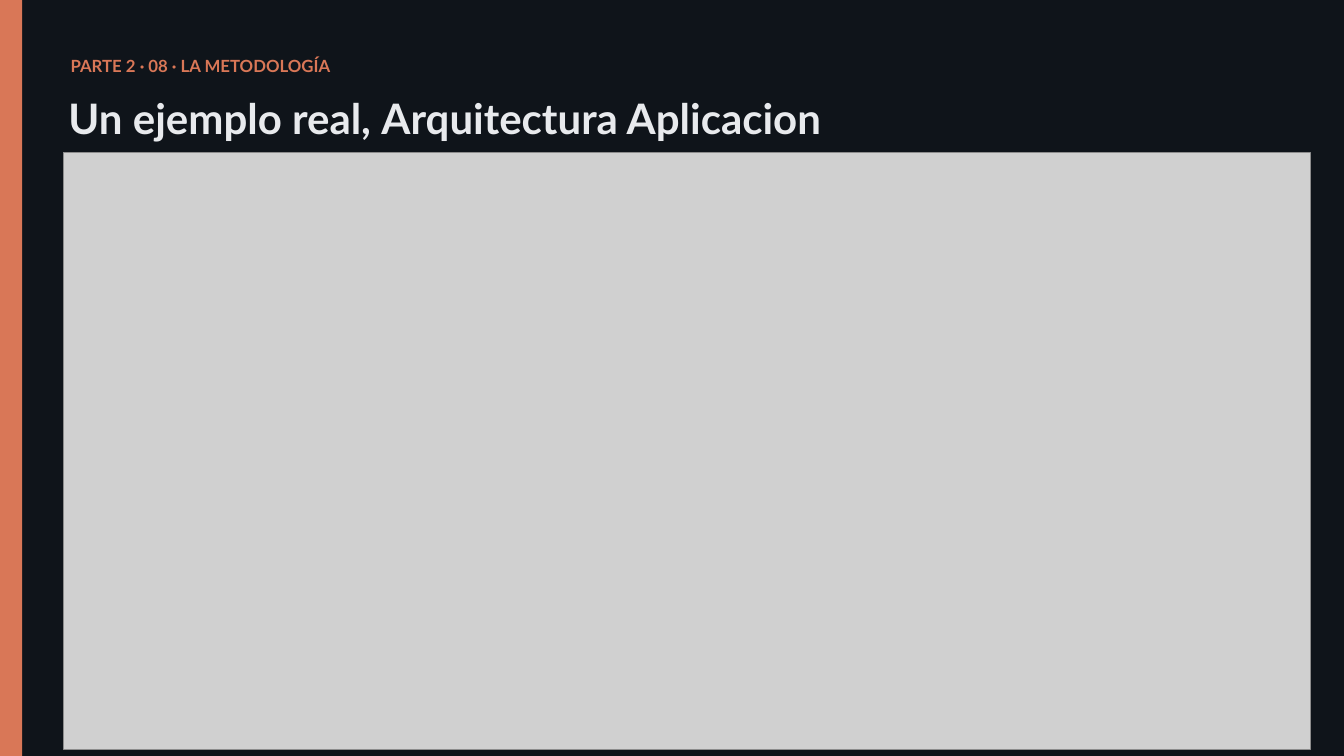
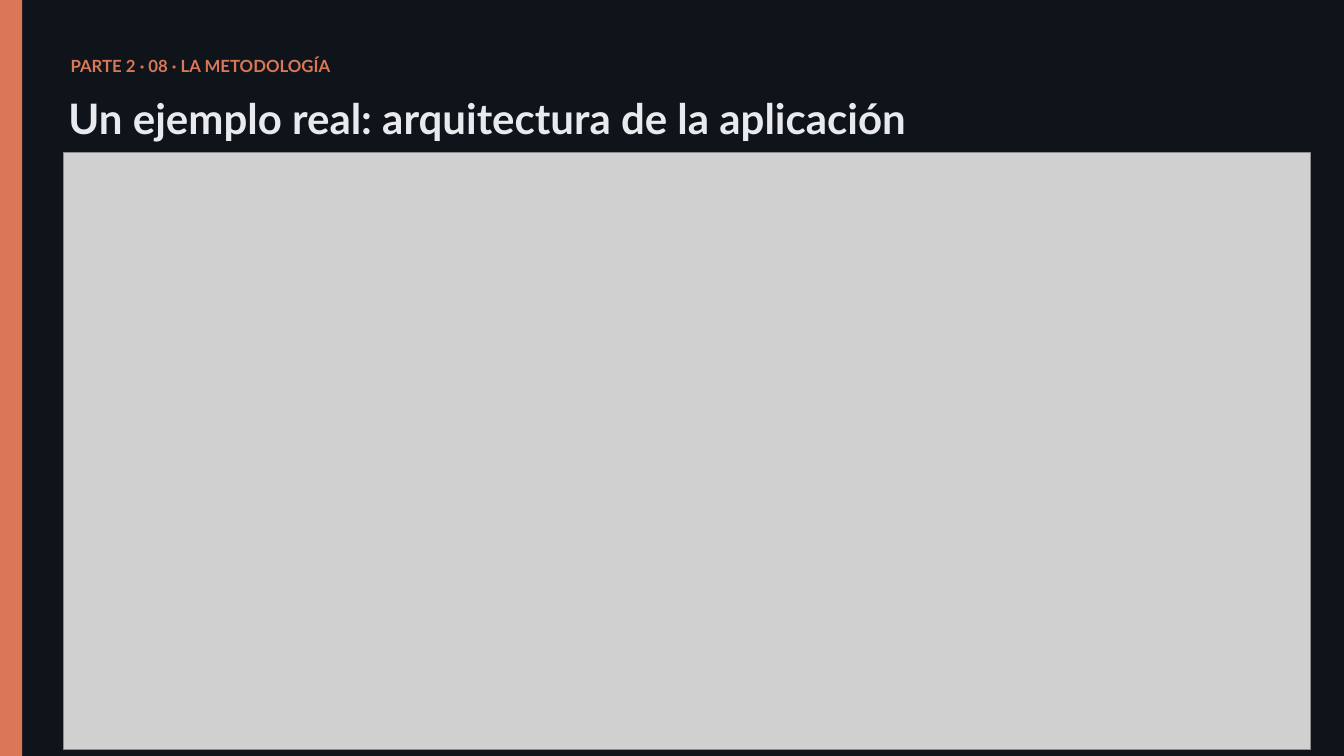
Before and after one commit to olonok69/claude_code_ml_engineer, a slide deck: slide 24 of presentacion/Claude_Code_Presentacion.pptx. Drawn at 1344x756 pixels with LibreOffice and Linux fonts; fonts in the diff are those of the drawing; grey boxes stand for pictures. Boxes give left, top, right and bottom in pixels: in the first picture for what was removed or moved away, otherwise in the second. Text is boxed around its words. In the diff, an @@ line names an element or a change of style, - is before the commit and + after.

Commit message:
Fix the Spanish title on the architecture slide
"Un ejemplo real, Arquitectura Aplicacion" had a missing accent and stacked two
nouns where the sibling slide uses a natural phrase. It now reads "Un ejemplo
real: arquitectura de la aplicación", mirroring the English fix and the sibling
"Un ejemplo real, de principio a fin".

Same shape as the English change: the six runs all carried identical formatting,
so the title collapses to one. The translations_en.py key is the Spanish line, so
it moves with it and the pair stays coherent.

```diff
--- a/presentacion/Claude_Code_Presentacion.pptx
+++ b/presentacion/Claude_Code_Presentacion.pptx
@@ text at (68, 103, 905, 142): text changed @@
-Un ejemplo real, Arquitectura Aplicacion
+Un ejemplo real: arquitectura de la aplicación
```
Also in this commit, not shown: 2 other files.
